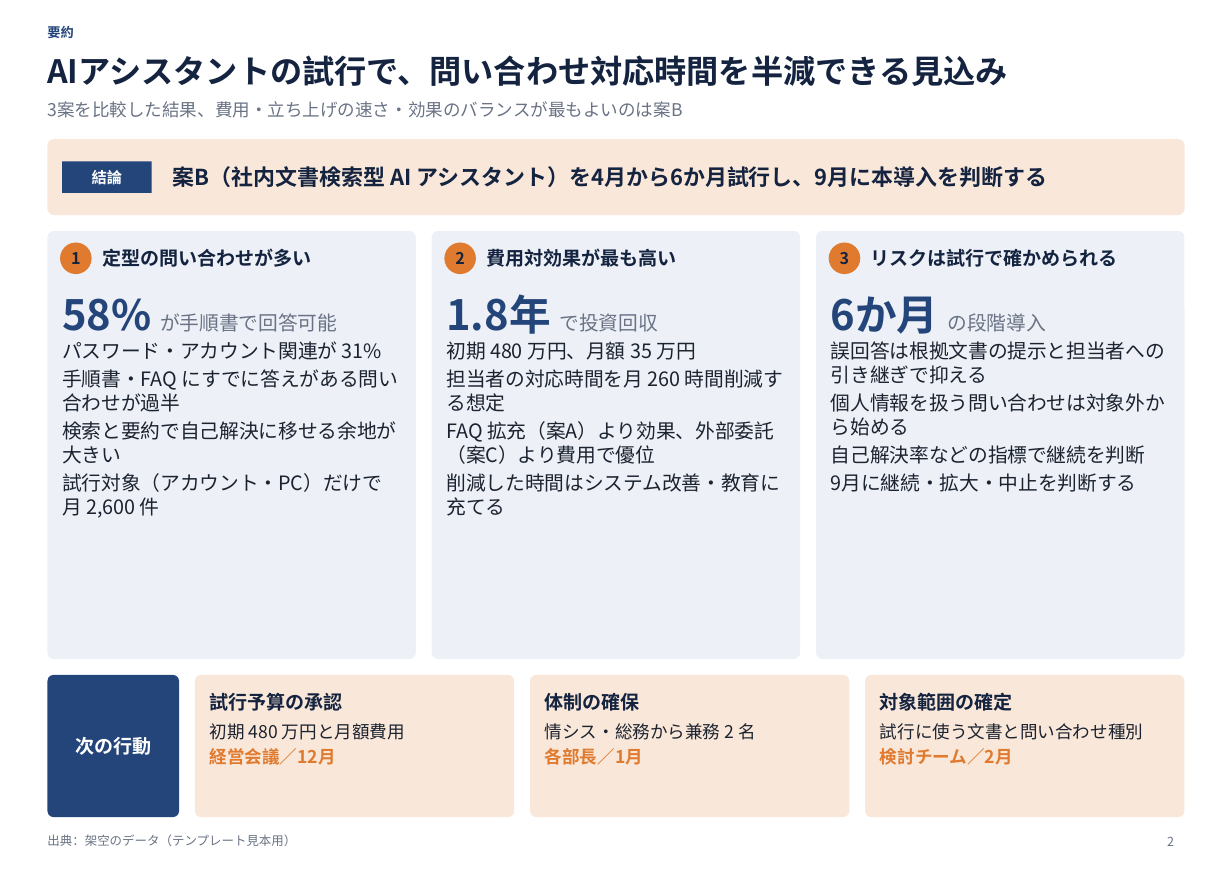
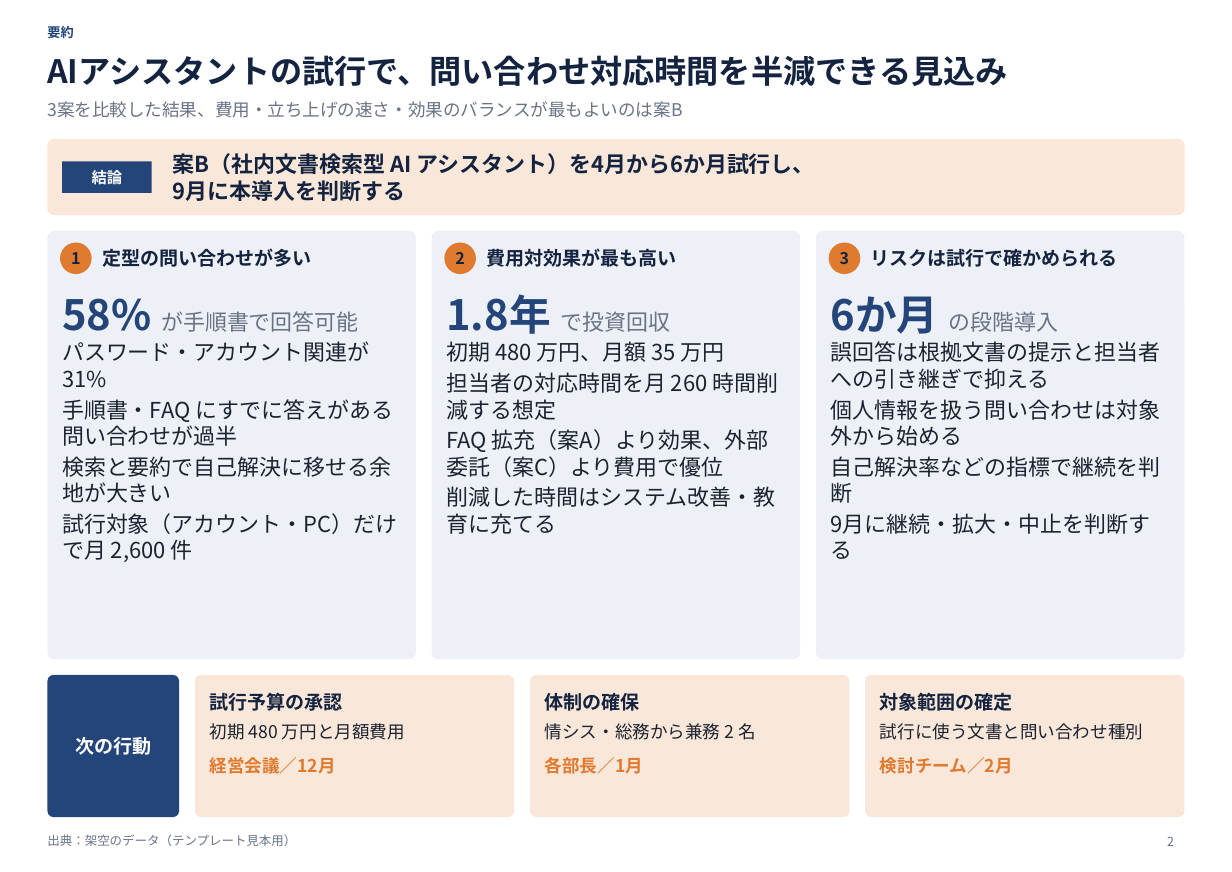
Before and after one commit to sibyl2501/claude_pptx_making, a slide deck: slide 2 of dist/business_report.pptx. Drawn at 1232x872 pixels with LibreOffice and Linux fonts; fonts in the diff are those of the drawing. Boxes give left, top, right and bottom in pixels: in the first picture for what was removed or moved away, otherwise in the second. Text is boxed around its words. In the diff, an @@ line names an element or a change of style, - is before the commit and + after.

```diff
--- a/dist/business_report.pptx
+++ b/dist/business_report.pptx
@@ text at (173,153,815,201): text changed @@
-案B（社内文書検索型 AI アシスタント）を4月から6か月試行し、9月に本導入を判断する
+案B（社内文書検索型 AI アシスタント）を4月から6か月試行し、
+9月に本導入を判断する
@@ text "58% が手順書で回答可能" at (62,298,359,332): size 13.5 to 15 pt in "が手順書で回答可能" @@
@@ text "1.8年 で投資回収" at (446,294,671,334): size 13.5 to 15 pt in "で投資回収" @@
@@ text "6か月 の段階導入" at (831,296,1058,334): size 13.5 to 15 pt in "の段階導入" @@
@@ size 13.5 to 15 pt; indent changed in 3 elements at (62,341,397,562), (446,341,778,534), (831,341,1160,559) @@
@@ more space between paragraphs in 3 elements at (210,723,405,774), (545,723,756,774), (880,723,1143,774) @@
```
Also in this commit, not shown: 4 other slides changed, 25 other files.
